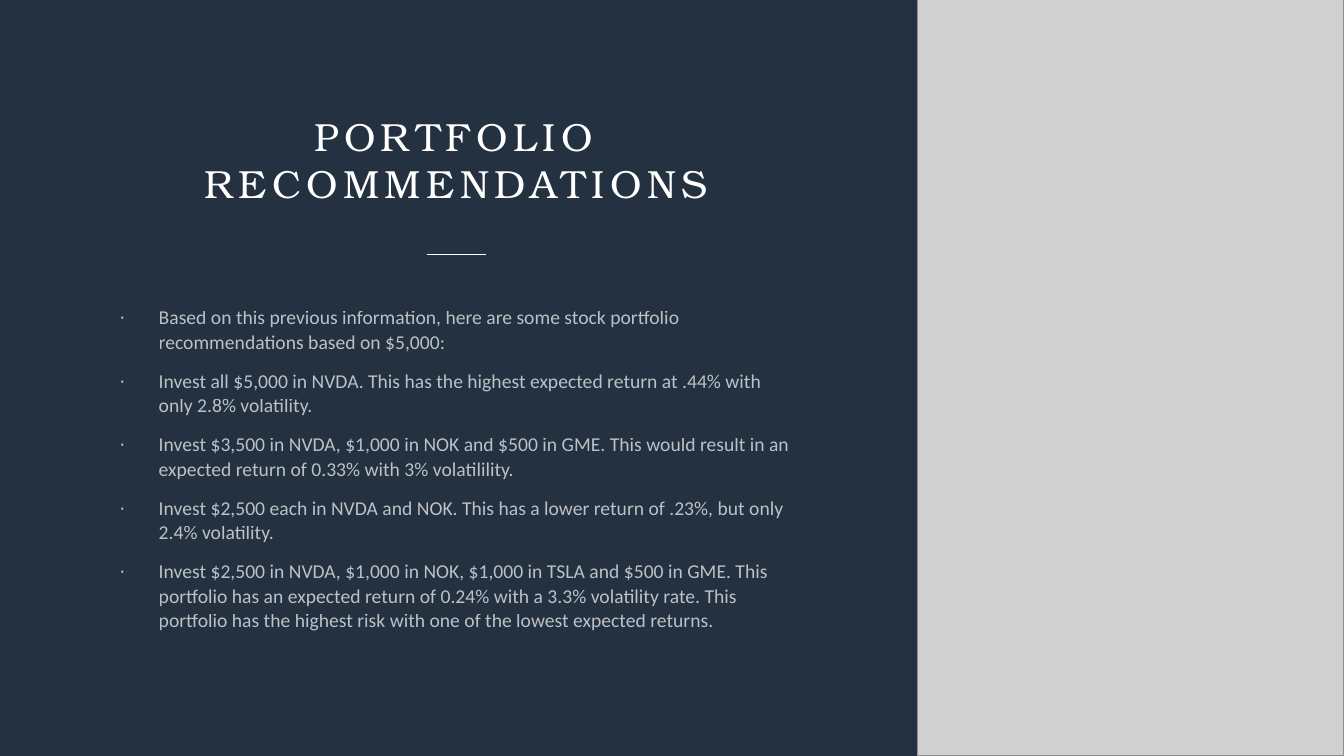
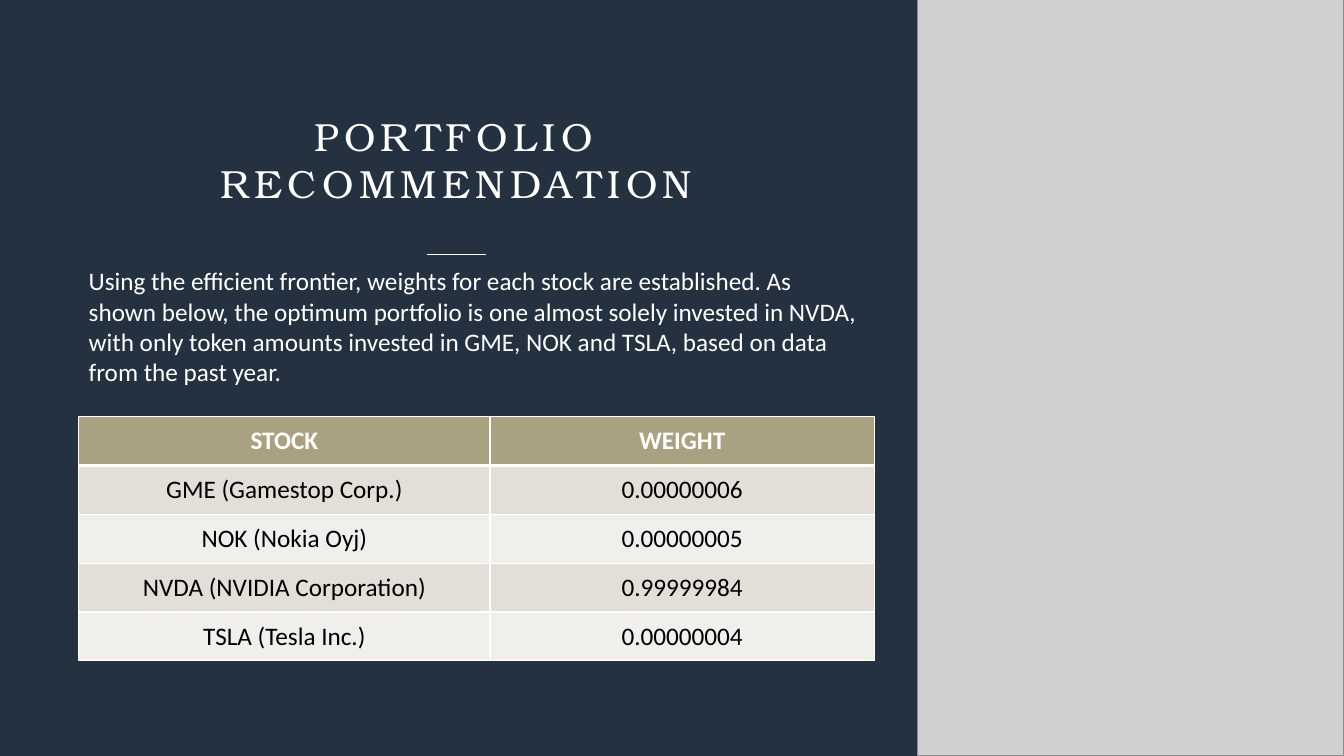
Before and after one commit to annikaboudwin/tech-stock-analysis, a slide deck: slide 14 of Brief tech stock analysis.pptx (slide 13 before the commit). Drawn at 1344x756 pixels with LibreOffice and Linux fonts; fonts in the diff are those of the drawing; grey boxes stand for pictures. Boxes give left, top, right and bottom in pixels: in the first picture for what was removed or moved away, otherwise in the second. Text is boxed around its words. In the diff, an @@ line names an element or a change of style, - is before the commit and + after.

```diff
--- a/Brief tech stock analysis.pptx
+++ b/Brief tech stock analysis.pptx
@@ title at (314,124,593,152): text changed @@
-PORTFOLIO RECOMMENDATIONS
+PORTFOLIO RECOMMENDATION
@@ text added at (89,272,856,385), 18 pt, text #FFFFFF @@
+Using the efficient frontier, weights for each stock are established. As shown below, the optimum portfolio is one almost solely invested in NVDA, with only token amounts invested in GME, NOK and TSLA, based on data from the past year.
@@ text removed at (159,311,789,631) @@
-· Based on this previous information, here are some stock portfolio recommendations based on $5,000:
-· Invest all $5,000 in NVDA. This has the highest expected return at .44% with only 2.8% volatility.
-· Invest $3,500 in NVDA, $1,000 in NOK and $500 in GME. This would result in an expected return of 0.33% with 3% volatilility.
-· Invest $2,500 each in NVDA and NOK. This has a lower return of .23%, but only 2.4% volatility.
-· Invest $2,500 in NVDA, $1,000 in NOK, $1,000 in TSLA and $500 in GME. This portfolio has an expected return of 0.24% with a 3.3% volatility rate. This portfolio has the highest risk with one of the lowest expected returns.
@@ table added at (79,416,874,660), 5 rows, 2 columns @@
+STOCK | WEIGHT
+GME (Gamestop Corp.) | 0.00000006
+NOK (Nokia Oyj) | 0.00000005
+NVDA (NVIDIA Corporation) | 0.99999984
+TSLA (Tesla Inc.) | 0.00000004
```
Also in this commit, not shown: 6 other slides changed, 1 slide added.
